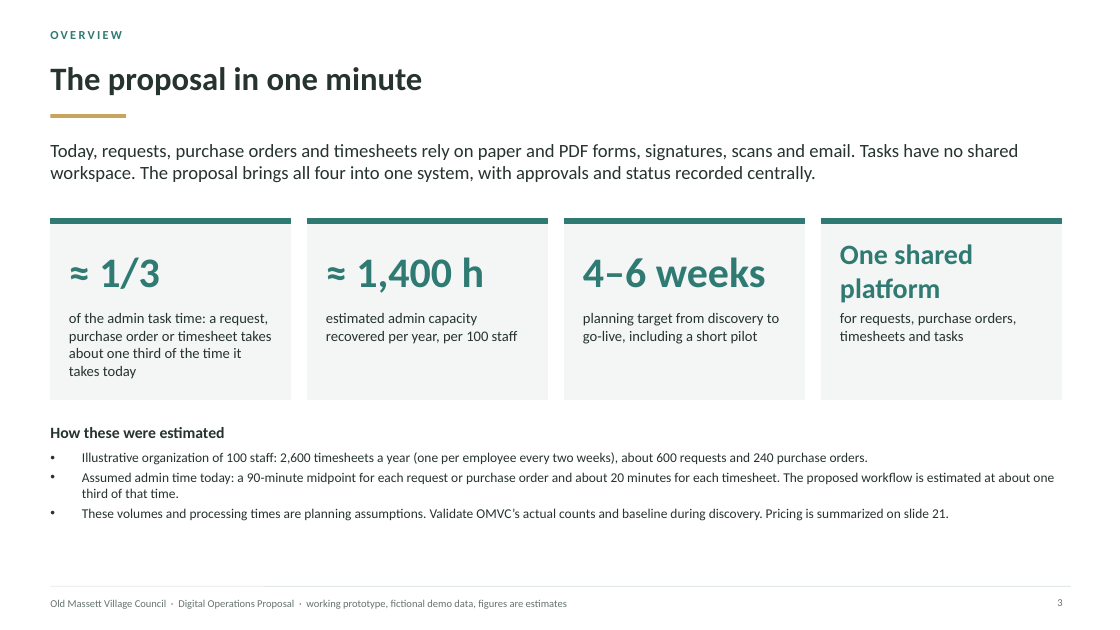
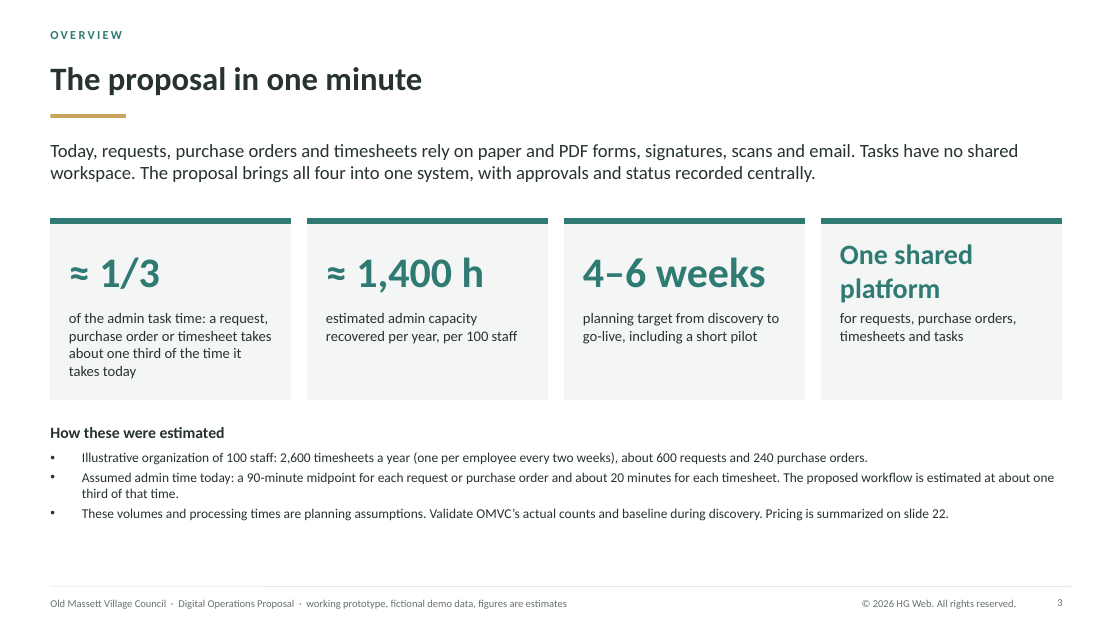
Before and after one commit to AndalibOlee/Portfolio, a slide deck: slide 3 of demo-platform/docs/Old_Massett_Village_Council_Executive_Digital_Operations_Proposal.pptx. Drawn at 1120x630 pixels with LibreOffice and Linux fonts; fonts in the diff are those of the drawing. Boxes give left, top, right and bottom in pixels: in the first picture for what was removed or moved away, otherwise in the second. Text is boxed around its words. In the diff, an @@ line names an element or a change of style, - is before the commit and + after.

```diff
--- a/demo-platform/docs/Old_Massett_Village_Council_Executive_Digital_Operations_Proposal.pptx
+++ b/demo-platform/docs/Old_Massett_Village_Council_Executive_Digital_Operations_Proposal.pptx
@@ text at (82,508,949,521): text changed @@
-• These volumes and processing times are planning assumptions. Validate OMVC’s actual counts and baseline during discovery. Pricing is summarized on slide 21.
+• These volumes and processing times are planning assumptions. Validate OMVC’s actual counts and baseline during discovery. Pricing is summarized on slide 22.
@@ text added at (873,599,1016,609), 9 pt, text #66736F @@
+© 2026 HG Web. All rights reserved.
```
Also in this commit, not shown: 21 other slides changed, 1 slide added, 11 other files.
